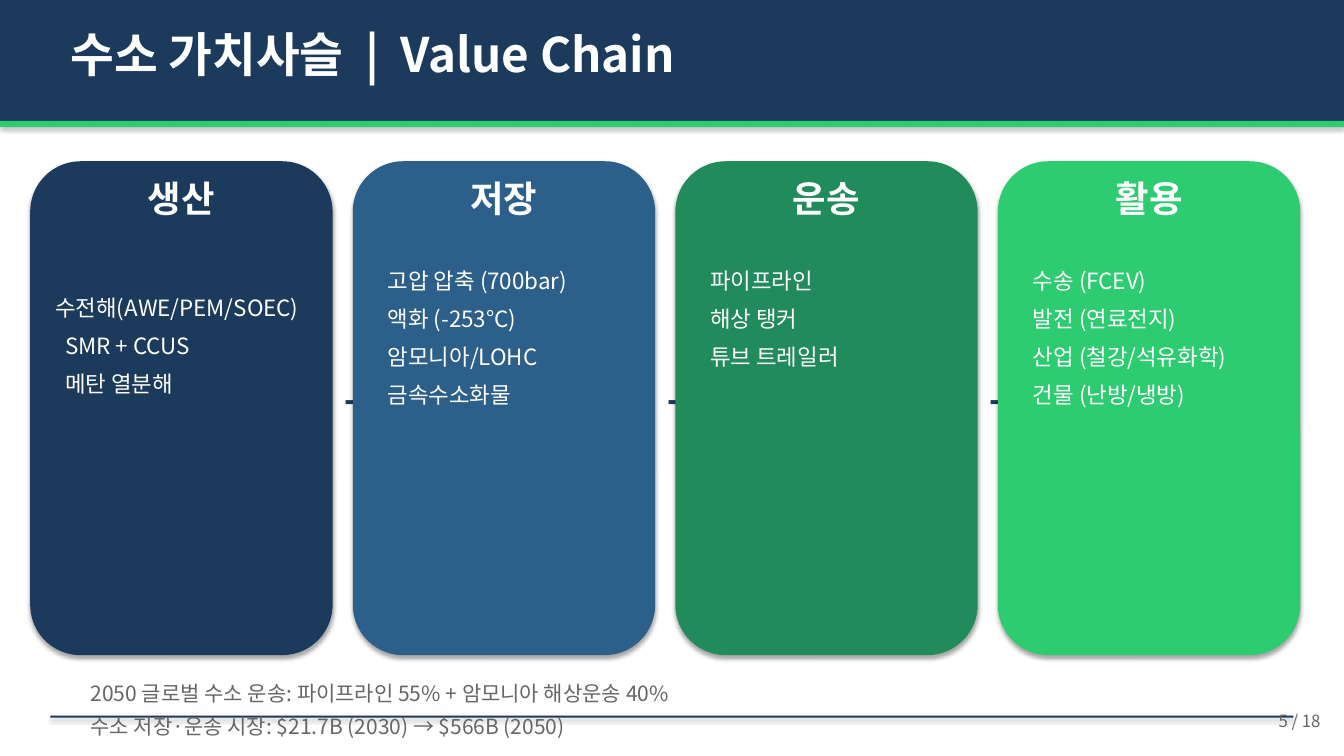
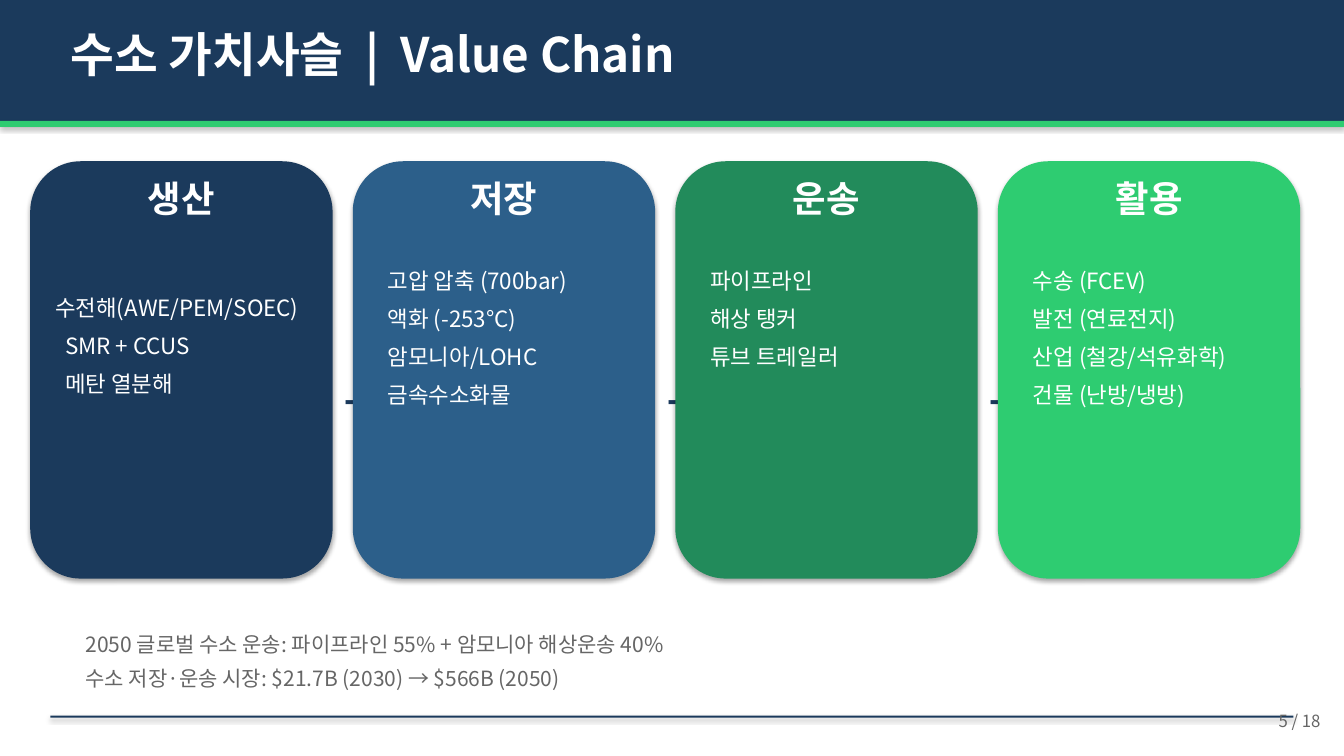
Before and after one commit to hpark1947/Hydrogen, a slide deck: slide 5 of Prompts/수소에너지_발표자료.pptx. Drawn at 1344x756 pixels with LibreOffice and Linux fonts; fonts in the diff are those of the drawing. Boxes give left, top, right and bottom in pixels: in the first picture for what was removed or moved away, otherwise in the second. Text is boxed around its words. In the diff, an @@ line names an element or a change of style, - is before the commit and + after.

```diff
--- a/Prompts/수소에너지_발표자료.pptx
+++ b/Prompts/수소에너지_발표자료.pptx
@@ rounded rectangle: place and size @@
-rounded rectangle at <box>30,161,333,655</box>
+rounded rectangle at <box>30,161,333,579</box>
@@ rounded rectangle: place and size @@
-rounded rectangle at <box>353,161,655,655</box>
+rounded rectangle at <box>353,161,655,579</box>
@@ rounded rectangle: place and size @@
-rounded rectangle at <box>676,161,978,655</box>
+rounded rectangle at <box>676,161,978,579</box>
@@ rounded rectangle: place and size @@
-rounded rectangle at <box>998,161,1301,655</box>
+rounded rectangle at <box>998,161,1301,579</box>
@@ text "2050 글로벌 수소 운송: 파이프라인 ...": place and size @@
-text "2050 글로벌 수소 운송: 파이프라인 ..." at <box>91,683,669,738</box>
+text "2050 글로벌 수소 운송: 파이프라인 ..." at <box>85,634,664,690</box>
```
Also in this commit, not shown: 1 other file.
